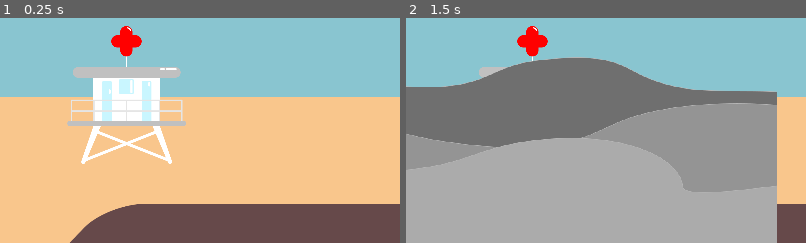
Above: before the commit, frames 1-2 (left to right).
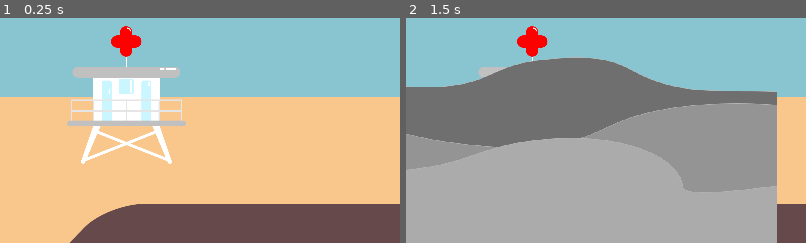
Above: after the commit, the same moments.

Repository: GuaranteedTrainwreck/LD47
Game: Godot game, scene res://Scenes/World/World.tscn
Same seed, same stepped clock (60 frames per second), same inputs: the game is played once before the commit and once after it.
Inputs (mouse positions are % of the whole screen's width and height, from its top left):
- Up to frame 1 (0.25 s): no input
- Up to frame 2 (1.5 s): tap Enter at 0.5 s; move the mouse to (16, 32) at 0.52 s; hold Right mouse button (player_action) 0.53-1.28 s; click (16, 32) at 0.8 s; tap Space at 1.25 s; move the mouse to (70, 41) at 1.27 s; click (70, 41) at 1.35 s
The pictures show only the part of the screen within x 0-50%, y 15-65%; the shares and areas given below are measured in that part.

The runs differ from the first frame. In frame 1, 0.3% of the frame differs, in the area x 17-46%, y 3-65%; in frame 2, less than 0.1%.

Commit message:
infirmary selection shader

Diff:
--- /dev/null
+++ b/Assets/Shaders/glow.shader
@@ -0,0 +1,37 @@
+shader_type canvas_item;
+render_mode blend_premul_alpha;
+
+uniform float radius = 5.0;
+uniform float amount = 0.25;
+
+void fragment() {
+	float r = radius;
+	vec2 ps = TEXTURE_PIXEL_SIZE;
+	vec4 col = texture(TEXTURE, UV);
+	vec4 glow = col;
+
+	glow += texture(TEXTURE, UV + vec2(-r, -r) * ps);
+	glow += texture(TEXTURE, UV + vec2(-r, 0.0) * ps);
+	glow += texture(TEXTURE, UV + vec2(-r, r) * ps);
+	glow += texture(TEXTURE, UV + vec2(0.0, -r) * ps);
+	glow += texture(TEXTURE, UV + vec2(0.0, r) * ps);
+	glow += texture(TEXTURE, UV + vec2(r, -r) * ps);
+	glow += texture(TEXTURE, UV + vec2(r, 0.0) * ps);
+	glow += texture(TEXTURE, UV + vec2(r, r) * ps);
+
+	r *= 2.0;
+	glow += texture(TEXTURE, UV + vec2(-r, -r) * ps);
+	glow += texture(TEXTURE, UV + vec2(-r, 0.0) * ps);
+	glow += texture(TEXTURE, UV + vec2(-r, r) * ps);
+	glow += texture(TEXTURE, UV + vec2(0.0, -r) * ps);
+	glow += texture(TEXTURE, UV + vec2(0.0, r) * ps);
+	glow += texture(TEXTURE, UV + vec2(r, -r) * ps);
+	glow += texture(TEXTURE, UV + vec2(r, 0.0) * ps);
+	glow += texture(TEXTURE, UV + vec2(r, r) * ps);
+
+	glow /= 17.0;
+	glow *= amount;
+	col.rgb *= col.a;
+
+	COLOR = glow + col;
+}
--- /dev/null
+++ b/Assets/Shaders/outline.shader
@@ -0,0 +1,30 @@
+shader_type canvas_item;
+
+uniform float outline_width = 2.0;
+uniform vec4 outline_color: hint_color;
+
+void fragment() {
+	vec4 col = texture(TEXTURE, UV);
+	vec2 ps = TEXTURE_PIXEL_SIZE;
+	float a;
+	float maxa = col.a;
+	float mina = col.a;
+
+	a = texture(TEXTURE, UV + vec2(0.0, -outline_width) * ps).a;
+	maxa = max(a, maxa);
+	mina = min(a, mina);
+
+	a = texture(TEXTURE, UV + vec2(0.0, outline_width) * ps).a;
+	maxa = max(a, maxa);
+	mina = min(a, mina);
+
+	a = texture(TEXTURE, UV + vec2(-outline_width, 0.0) * ps).a;
+	maxa = max(a, maxa);
+	mina = min(a, mina);
+
+	a = texture(TEXTURE, UV + vec2(outline_width, 0.0) * ps).a;
+	maxa = max(a, maxa);
+	mina = min(a, mina);
+
+	COLOR = mix(col, outline_color, maxa - mina);
+}
--- a/Scenes/Hoopers/HulaHooper.tscn
+++ b/Scenes/Hoopers/HulaHooper.tscn
@@ -10,9 +10,6 @@
 position = Vector2( 432, 480 )
 input_pickable = true
 script = ExtResource( 1 )
-__meta__ = {
-"_edit_group_": true
-}
 
 [node name="CollisionShape2D" type="CollisionShape2D" parent="."]
 shape = SubResource( 1 )
--- a/Scenes/Infirmary/Infirmary.tscn
+++ b/Scenes/Infirmary/Infirmary.tscn
@@ -1,10 +1,17 @@
-[gd_scene load_steps=4 format=2]
+[gd_scene load_steps=7 format=2]
 
-[ext_resource path="res://Assets/Infirmary/infirmary.png" type="Texture" id=1]
+[ext_resource path="res://Assets/Infirmary/cross.png" type="Texture" id=1]
 [ext_resource path="res://Scripts/Infirmary/Infirmary.gd" type="Script" id=2]
+[ext_resource path="res://Assets/Shaders/outline.shader" type="Shader" id=3]
+[ext_resource path="res://Assets/Infirmary/infirmarynocross.png" type="Texture" id=4]
 
 [sub_resource type="RectangleShape2D" id=1]
 extents = Vector2( 136, 168 )
+
+[sub_resource type="ShaderMaterial" id=2]
+shader = ExtResource( 3 )
+shader_param/outline_width = 3.0
+shader_param/outline_color = Color( 1, 1, 1, 1 )
 
 [node name="Infirmary" type="StaticBody2D"]
 input_pickable = true
@@ -14,7 +21,14 @@
 position = Vector2( 0, -24 )
 shape = SubResource( 1 )
 
+[node name="infirmarynocross" type="Sprite" parent="."]
+position = Vector2( -0.533447, -0.208603 )
+scale = Vector2( 0.5, 0.5 )
+texture = ExtResource( 4 )
+
 [node name="Sprite" type="Sprite" parent="."]
+material = SubResource( 2 )
+position = Vector2( -0.533478, 0.458817 )
 scale = Vector2( 0.5, 0.5 )
 texture = ExtResource( 1 )
 [connection signal="input_event" from="." to="." method="_on_Infirmary_input_event"]
--- a/Scripts/Hoopers/HulaHooper.gd
+++ b/Scripts/Hoopers/HulaHooper.gd
@@ -44,6 +44,7 @@
 	self.position.x = x
 	self.position.y = y
 
+
 #AT RUNTIME
 func _physics_process(_delta):
 	pass
@@ -63,6 +64,7 @@
 		incident = false
 		get_parent().incidentsTotal -= 1
 		get_parent().get_node("Infirmary").selected = false
+		get_parent().get_node("Infirmary/Sprite").get_material().set_shader_param("outline_width", 0)
 
 #	DeathTimer Signal
 func _on_DeathTimer_timeout():
--- a/Scripts/Infirmary/Infirmary.gd
+++ b/Scripts/Infirmary/Infirmary.gd
@@ -4,14 +4,12 @@
 var selected = false
 
 func _ready():
-	pass
+	$Sprite.get_material().set_shader_param("outline_width", 0)
 
 func _physics_process(delta):
-	if selected:
-		self.rotation_degrees = 180
-	else:
-		self.rotation_degrees = 0
+	pass
 
 func _on_Infirmary_input_event(viewport, event, shape_idx):
 	if event.is_action_pressed("player_select") and get_parent().incidentsTotal > 0 and onDuty:
 		selected = true
+		$Sprite.get_material().set_shader_param("outline_width", 3)
Binary file added: Assets/Infirmary/cross.png
Not shown, added: Assets/Infirmary/cross.png.import
Binary file added: Assets/Infirmary/infirmarynocross.png
Not shown, added: Assets/Infirmary/infirmarynocross.png.import
